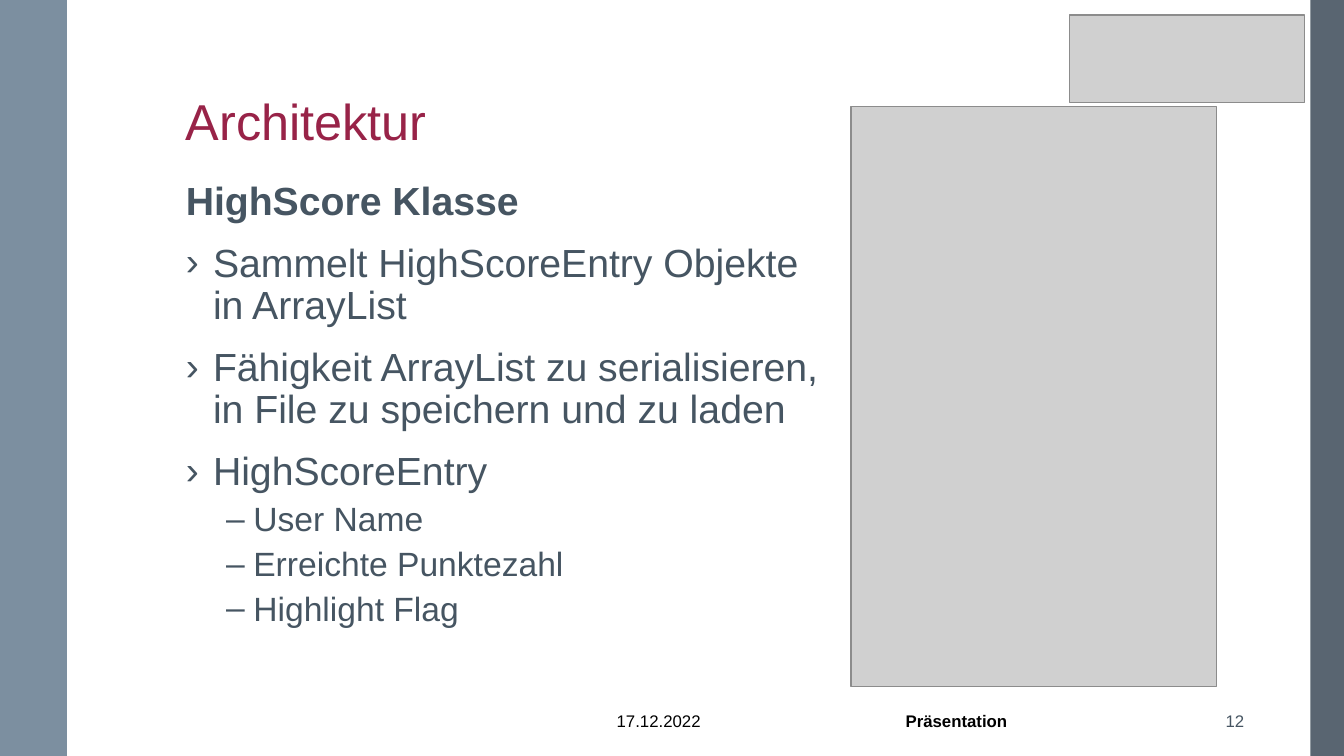
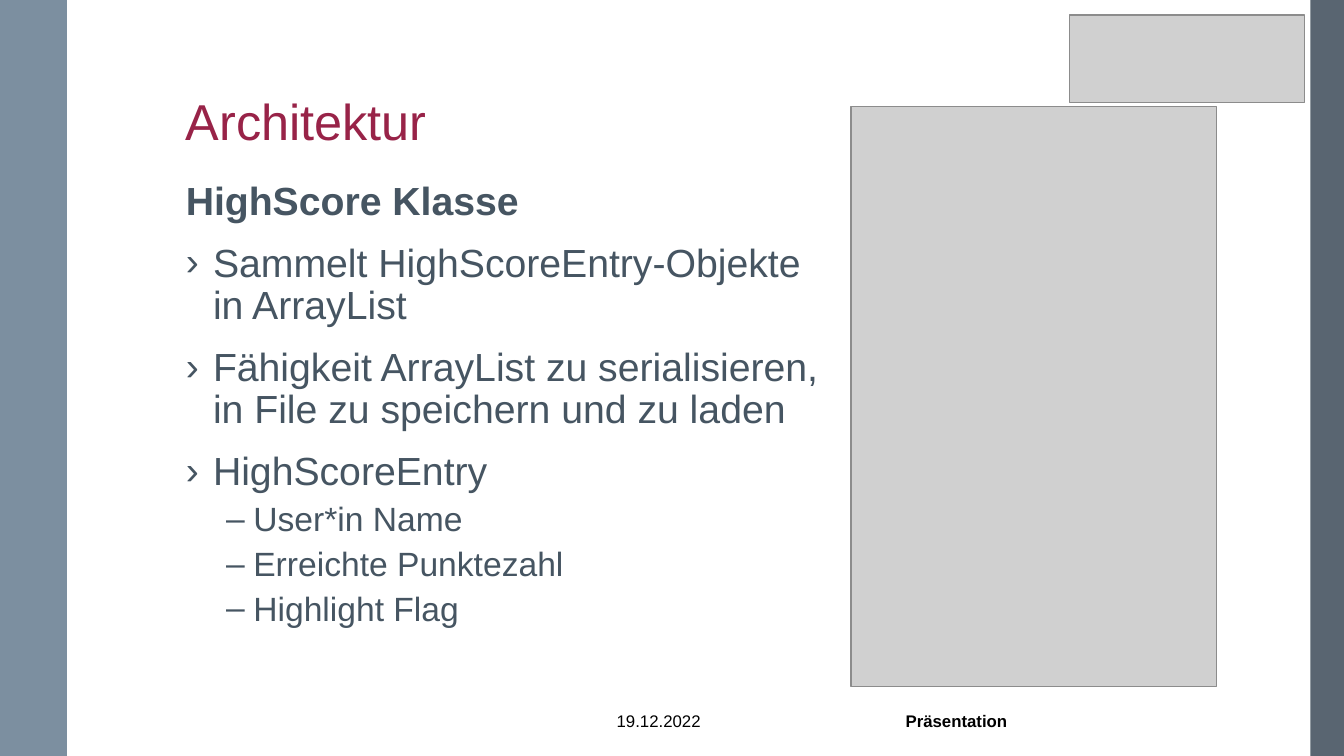
Before and after one commit to MightyModerator/donttouchthewall, a slide deck: slide 12 of documents/Präsentation-G2.pptx. Drawn at 1344x756 pixels with LibreOffice and Linux fonts; fonts in the diff are those of the drawing; grey boxes stand for pictures; background and template pictures are left out. Boxes give left, top, right and bottom in pixels: in the first picture for what was removed or moved away, otherwise in the second. Text is boxed around its words. In the diff, an @@ line names an element or a change of style, - is before the commit and + after.

```diff
--- a/documents/Präsentation-G2.pptx
+++ b/documents/Präsentation-G2.pptx
@@ text at [213, 248, 800, 327]: text changed @@
-› Sammelt HighScoreEntry Objekte
-  in ArrayList
+› Sammelt HighScoreEntry-Objekte
+  in ArrayList
@@ text at [253, 506, 463, 532]: text changed @@
-  – User Name
+  – User*in Name
@@ text at [617, 715, 701, 727]: text changed @@
-17.12.2022
+19.12.2022
@@ page number removed at [1226, 715, 1245, 727] @@
-12
```
Also in this commit, not shown: 14 other slides changed, 3 slides added, 3 slides removed, 16 other files.
